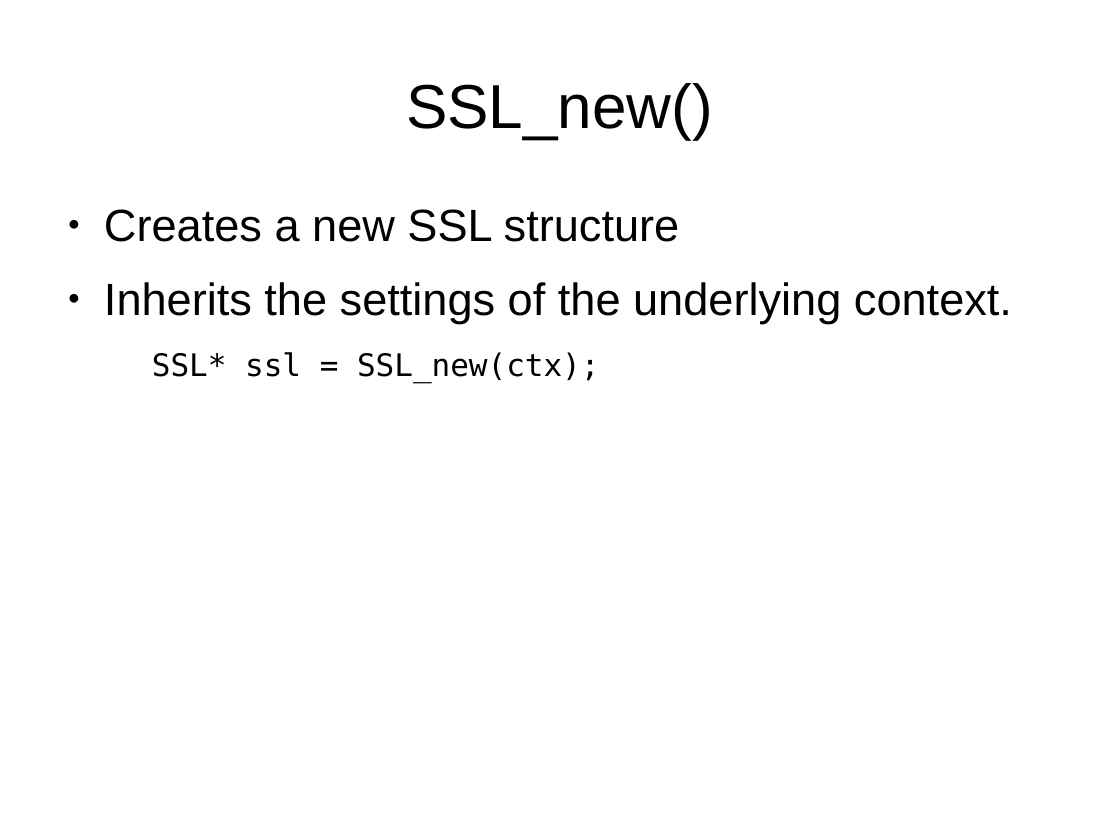
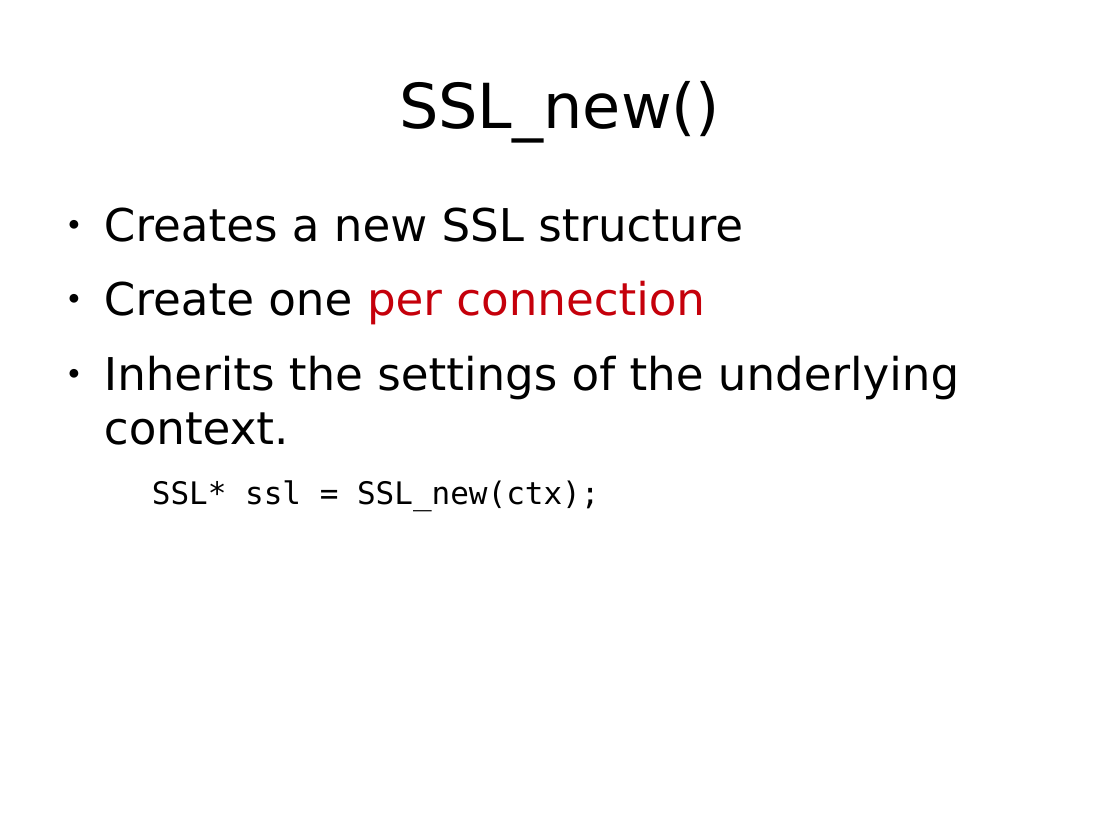
Before and after one commit to Jarvishappy/15-441-Recitation-Sessions, a slide deck: slide 26 of recitation6/src/recitation6.odp (slide 15 before the commit). Drawn at 1120x840 pixels with LibreOffice and Linux fonts; fonts in the diff are those of the drawing. Boxes give left, top, right and bottom in pixels: in the first picture for what was removed or moved away, otherwise in the second. Text is boxed around its words. In the diff, an @@ line names an element or a change of style, - is before the commit and + after.

```diff
--- a/recitation6/src/recitation6.odp
+++ b/recitation6/src/recitation6.odp
@@ title "SSL_new()" at (x1=399, y1=81, x2=720, y2=141): font Arial to DejaVu Sans @@
@@ text at (x1=104, y1=207, x2=959, y2=445): font Arial to DejaVu Sans in "Creates a new SSL structure", "Inherits the settings of the underlying context." @@
@@ text at (x1=104, y1=280, x2=705, y2=325): paragraph added @@
+● Create one per connection
```
Also in this commit, not shown: 27 other slides changed, 16 slides added, 6 slides removed, 1 other file.
